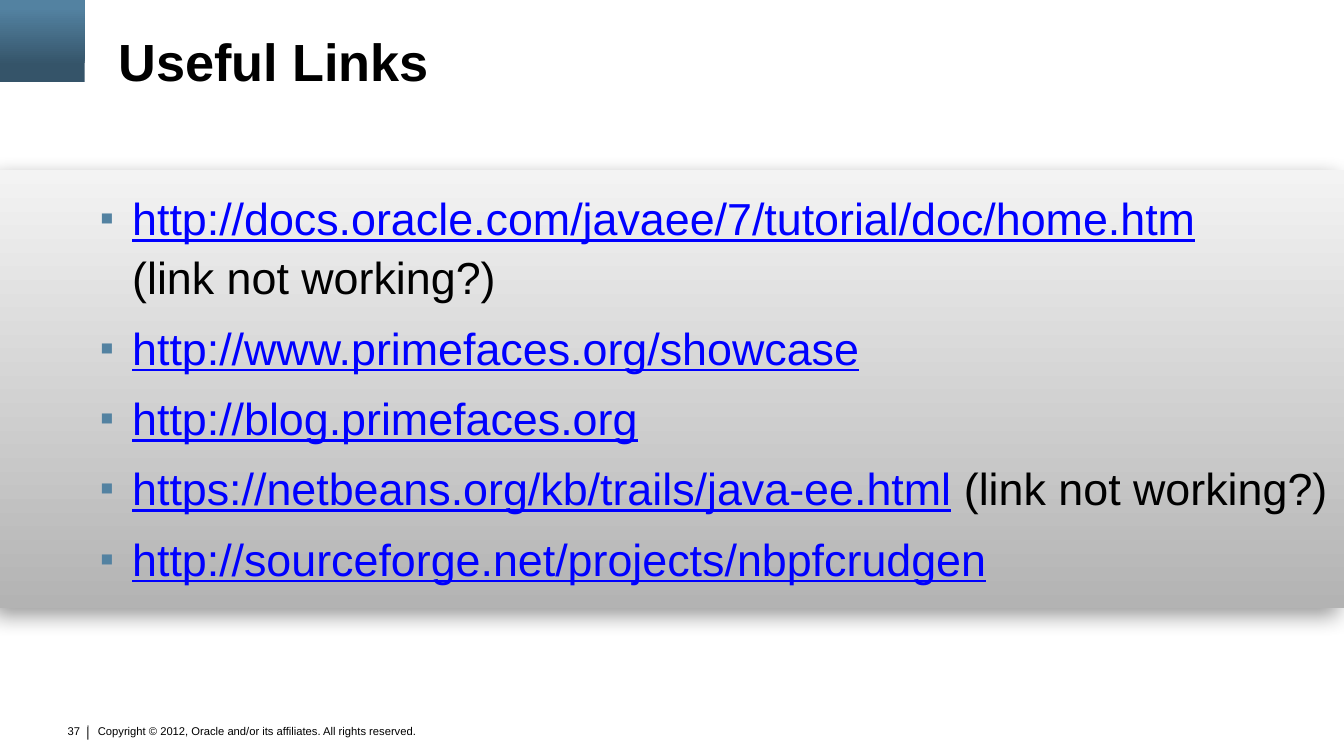
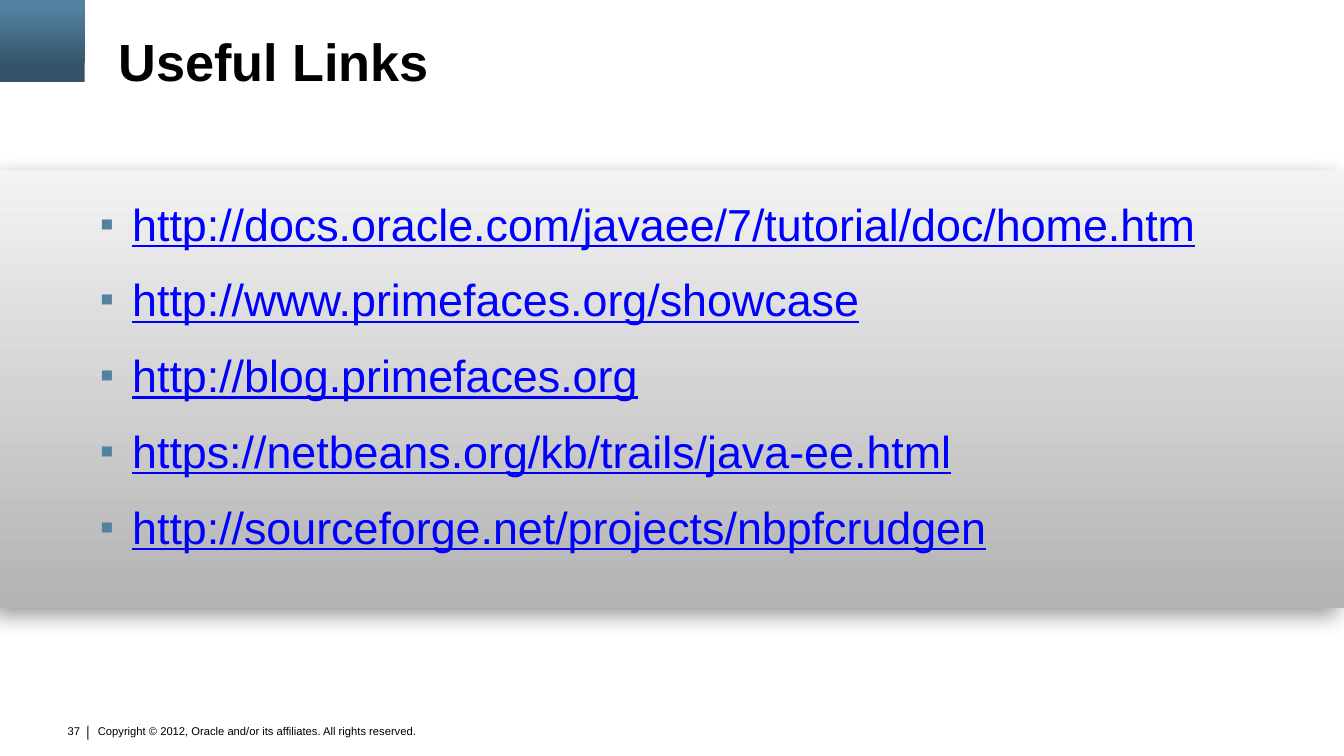
Before and after one commit to marfous/j1demo-pf, a slide deck: slide 37 of con3638.pptx. Drawn at 1344x756 pixels with LibreOffice and Linux fonts; fonts in the diff are those of the drawing; background and template pictures are left out. Boxes give left, top, right and bottom in pixels: in the first picture for what was removed or moved away, otherwise in the second. Text is boxed around its words. In the diff, an @@ line names an element or a change of style, - is before the commit and + after.

```diff
--- a/con3638.pptx
+++ b/con3638.pptx
@@ text at (132,208,1195,250): text changed @@
-▪ http://docs.oracle.com/javaee/7/tutorial/doc/home.htm
-  (link not working?)
+▪ http://docs.oracle.com/javaee/7/tutorial/doc/home.htm
@@ text at (132,283,986,552): line spacing 1.1 to 1.2 @@
@@ text at (132,435,951,477): text changed @@
-▪ https://netbeans.org/kb/trails/java-ee.html (link not working?)
+▪ https://netbeans.org/kb/trails/java-ee.html
```
Also in this commit, not shown: 7 other slides changed.
